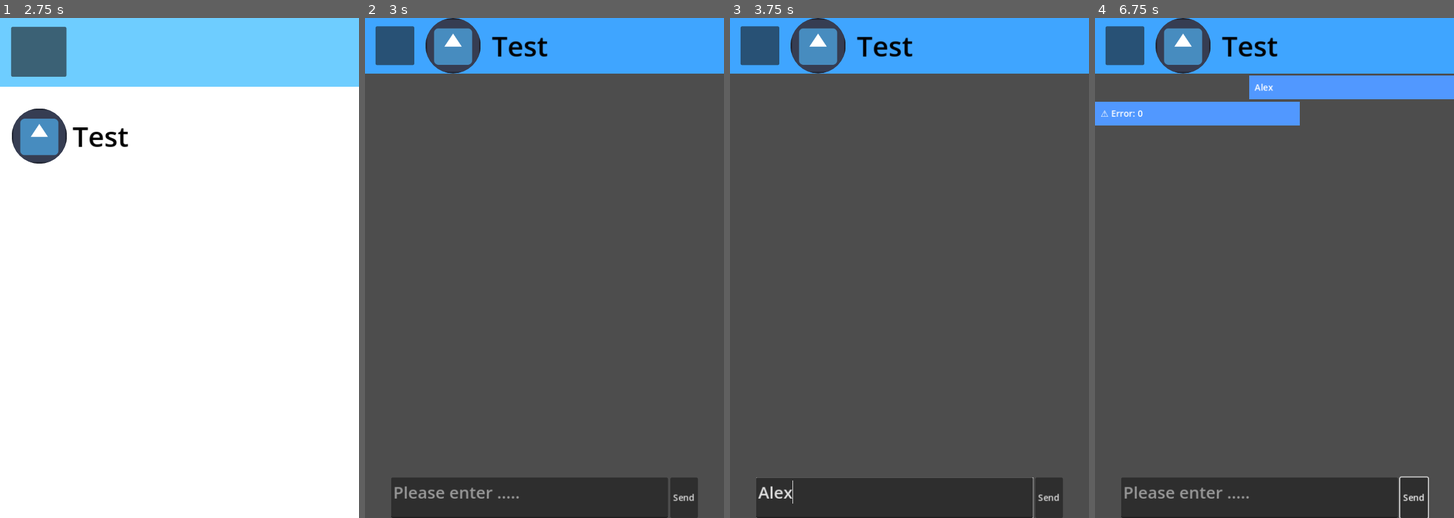
Above: before the commit, frames 1-4 (left to right).
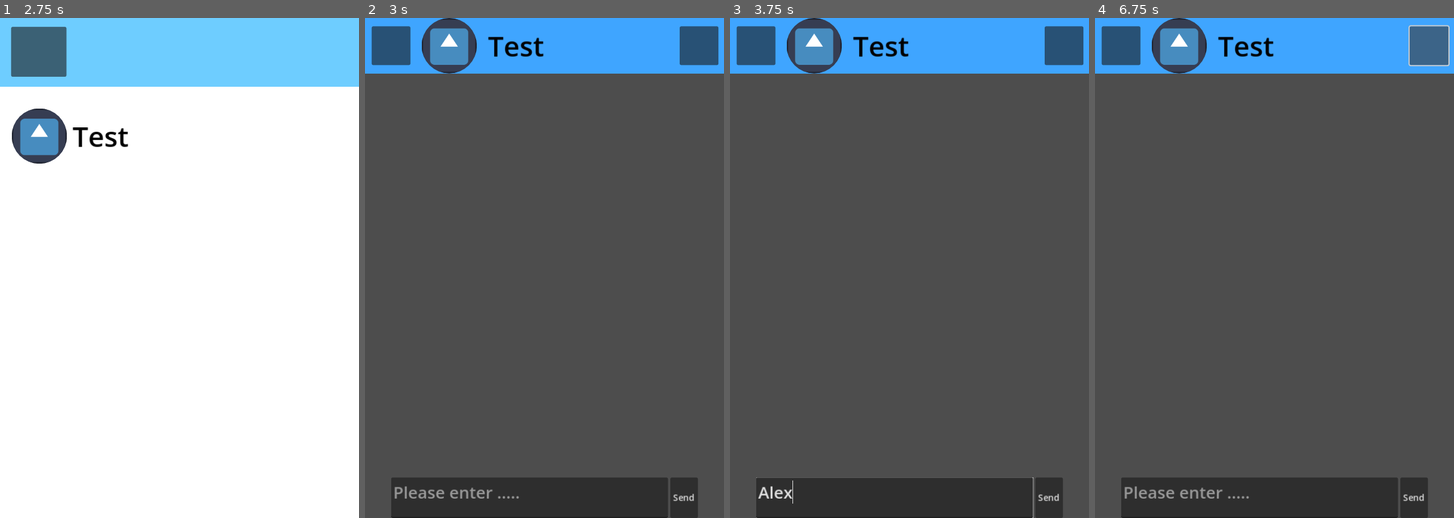
Above: after the commit, the same moments.

Repository: LOJINKAI/fyp-test
Game: Godot game, scene res://scene/main.tscn
Same seed, same stepped clock (60 frames per second), same inputs: the game is played once before the commit and once after it. The engine's default icon, where the game draws it, is replaced by a stand-in: a white triangle on a blue panel in a dark square.
Inputs (mouse positions are in pixels of both pictures, inside the frame that each line leads up to):
- Up to frame 1 (2.75 s): click (183, 268) at 0.5 s; click (3, 18) at 1.25 s; click (71, 88) at 2 s
- Up to frame 2 (3 s): click (544, 138) at 2.75 s
- Up to frame 3 (3.75 s): click (895, 498) at 3.52 s; type "Alex" at 3.6 s
- Up to frame 4 (6.75 s): click "Send" at 4.25 s; click (1428, 48) at 5.02 s; click "Send" at 5.75 s; click (1428, 48) at 6.52 s

Frame 1 is identical in both runs. In frame 2, 1.9% of the frame differs, in the area x 1-99%, y 0-12%; in frame 3, 1.9%; in frame 4, 7.5%, in the area x 0-100%, y 0-100%.

Commit message:
debug save chat feature

Diff:
--- a/gd/ai_chat.gd
+++ b/gd/ai_chat.gd
@@ -24,7 +24,7 @@
 var ai_current_index := 0
 #
 
-var API_KEY := "AIzaSyAsJFRGgkGNISR9S_aWWK3z-Q2Zd5qEcGM"
+var API_KEY := "AIzaSyDoqqqMhUAdZwZRTEe1-sfGswy2qzAqe_0"
 
 
 
@@ -38,7 +38,7 @@
 		var json_string = JSON.stringify(conversation_history)
 		file.store_string(json_string)
 		file.close()
-		print("聊天记录已保存")
+
 
 
 func load_chat_history():
@@ -141,7 +141,6 @@
 	input_box.text = ""
 
 	# 3. 后续逻辑
-	conversation_history.append({"role": "user", "text": user_text})
 	save_chat_history() # 保存你刚刚发的那句话
 	send_message()
 
@@ -167,10 +166,10 @@
 	# 设置左右对齐
 	if is_mine == true:
 		bubble.size_flags_horizontal = Control.SIZE_SHRINK_END
-		print("player")
+
 	else:
 		bubble.size_flags_horizontal = Control.SIZE_SHRINK_BEGIN
-		print("AI")
+
 
 	# 自动滚动到底部（稍后添加这个函数）
 	scroll_to_bottom()
@@ -238,3 +237,16 @@
 
 func _on_quit_pressed():
 	get_tree().change_scene_to_file("res://scene/app.tscn")
+
+
+func _on_clear_pressed():
+	# 1. 删掉物理文件
+	if FileAccess.file_exists(SAVE_PATH):
+		DirAccess.remove_absolute(SAVE_PATH)
+
+	# 2. 清空当前数组（只保留 system prompt）
+	conversation_history = [conversation_history[0]]
+
+	# 3. 清空 UI 上的气泡
+	for child in message_list.get_children():
+		child.queue_free()
--- a/scene/ai_chat.tscn
+++ b/scene/ai_chat.tscn
@@ -35,6 +35,7 @@
 layout_mode = 2
 size_flags_horizontal = 10
 size_flags_vertical = 4
+size_flags_stretch_ratio = 1.18
 
 [node name="PanelContainer" type="PanelContainer" parent="header/HBoxContainer"]
 clip_children = 1
@@ -60,6 +61,13 @@
 theme_override_colors/font_color = Color(0, 0, 0, 1)
 theme_override_font_sizes/font_size = 50
 text = "Test"
+
+[node name="clear" type="Button" parent="header/HBoxContainer"]
+custom_minimum_size = Vector2(70, 70)
+layout_mode = 2
+size_flags_horizontal = 2
+size_flags_vertical = 4
+size_flags_stretch_ratio = 1.15
 
 [node name="body" type="ScrollContainer" parent="."]
 layout_mode = 2
@@ -88,4 +96,5 @@
 text = "Send"
 
 [connection signal="pressed" from="header/HBoxContainer/quit" to="." method="_on_quit_pressed"]
+[connection signal="pressed" from="header/HBoxContainer/clear" to="." method="_on_clear_pressed"]
 [connection signal="pressed" from="footer/send" to="." method="_on_send_pressed"]
